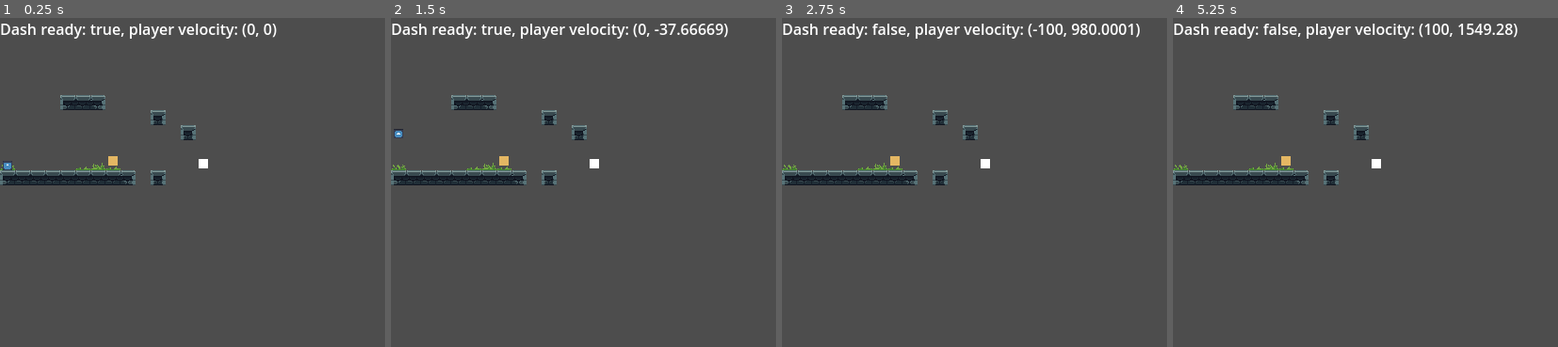
Above: before the commit, frames 1-4 (left to right).
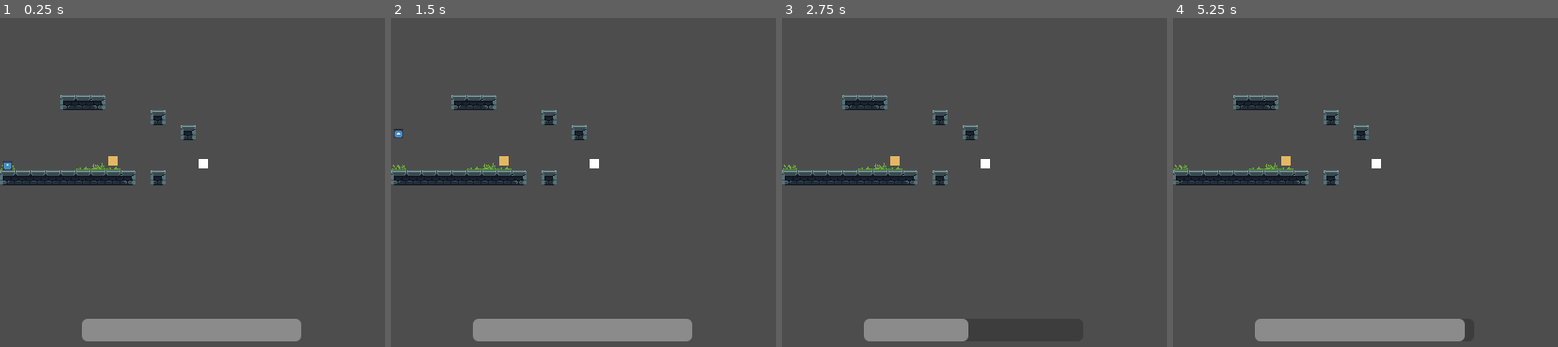
Above: after the commit, the same moments.

Repository: Robocraft999/ScalesToScale
Game: Godot game, scene res://scenes/root.tscn
Two runs of this game, one before a commit and one after it. Both use one fixed random seed, a clock stepped at 60 frames per second and the inputs below. The engine's default icon, where the game draws it, is replaced by a stand-in: a white triangle on a blue panel in a dark square.
Inputs (mouse positions are in pixels of both pictures, inside the frame that each line leads up to):
- Up to frame 1 (0.25 s): no input
- Up to frame 2 (1.5 s): tap Enter at 0.5 s; drag from (595, 162) to (752, 113) at 0.52 s; tap Space (jump) at 1.25 s; drag from (571, 205) to (660, 254) at 1.27 s
- Up to frame 3 (2.75 s): tap Enter at 2 s; move the mouse to (1143, 113) at 2.02 s; hold A (move_left) from 2.03 s (still down); hold X (dash) from 2.03 s (still down); tap Mouse wheel down (mouse_wheel_down) at 2.1 s
- Up to frame 4 (5.25 s): release A (move_left) at 2.75 s; release X (dash) at 2.75 s; drag from (1442, 254) to (1292, 136) at 2.77 s; move the mouse to (outside the picture) at 3.52 s; hold D (move_right) 3.53-4.25 s; hold Shift (scale_toggle) 3.53-4.25 s; tap Space (jump) at 3.77 s; tap X (dash) at 3.8 s; drag from (1292, 136) to (1384, 103) at 4.27 s; move the mouse to (1504, 185) at 5.02 s; hold D (move_right) from 5.03 s (still down); hold X (dash) from 5.03 s (still down); click (1504, 185) at 5.17 s

The runs differ from the first frame. In frame 1, 5.0% of the frame differs, in the area x 0-79%, y 1-99%; in frame 2, 5.2%, in the area x 0-88%, y 1-99%; in frame 3, 3.3%; in frame 4, 5.1%.

Commit message:
Fixed upward dash, dash indicator bar

Diff:
--- a/scenes/test.tscn
+++ b/scenes/test.tscn
@@ -14,6 +14,14 @@
 
 [node name="test" type="Node"]
 script = ExtResource("1_q0kfk")
+
+[node name="DashBar" type="ProgressBar" parent="."]
+offset_left = 87.0
+offset_top = 320.0
+offset_right = 320.0
+offset_bottom = 344.0
+value = 50.0
+show_percentage = false
 
 [node name="Node" type="Node" parent="."]
 
--- a/scripts/player.gd
+++ b/scripts/player.gd
@@ -16,7 +16,7 @@
 @export var DASH_DURATION_MILLIS := 250
 @export var DASH_REFRESH_MILLIS  := 1500
 # Distance traveled in total
-@export var DASH_VELOCITY        := 500
+@export var DASH_VELOCITY        := Vector2(500.0, 200.0)
 
 # msec ticks at which the jump was last buffered
 var jump_buffer_time  := 0
@@ -28,19 +28,19 @@
 var dash_start_time   := 0
 var active_dash_direction := Vector2.ZERO
 
-func dash_time_since_started():
+func dash_time_since_started() -> int:
 	return Time.get_ticks_msec() - dash_start_time
 
-func dash_active_time_remaining():
+func dash_active_time_remaining() -> int:
 	return DASH_DURATION_MILLIS - dash_time_since_started() if is_dash_active() else 0
 
-func dash_timeout_remaining():
+func dash_timeout_remaining() -> int:
 	return 0 if is_dash_ready() else DASH_REFRESH_MILLIS - dash_time_since_started()
 
-func is_dash_ready():
+func is_dash_ready() -> bool:
 	return Time.get_ticks_msec() - dash_start_time > DASH_REFRESH_MILLIS
 
-func is_dash_active():
+func is_dash_active() -> bool:
 	return Time.get_ticks_msec() - dash_start_time < DASH_DURATION_MILLIS
 
 func get_actual_gravity() -> Vector2:
@@ -85,11 +85,11 @@
 
 		if active_dash_direction != Vector2.ZERO:
 			dash_start_time = Time.get_ticks_msec()
-			velocity.y = active_dash_direction.y * DASH_VELOCITY
+			velocity.y = active_dash_direction.y * DASH_VELOCITY.y
 		pass
 
 	if is_dash_active():
-		velocity.x += active_dash_direction.x * DASH_VELOCITY
+		velocity.x += active_dash_direction.x * DASH_VELOCITY.x
 	pass
 
 func _physics_process(delta: float) -> void:
--- a/scripts/test.gd
+++ b/scripts/test.gd
@@ -8,4 +8,12 @@
 
 # Called every frame. 'delta' is the elapsed time since the previous frame.
 func _process(delta: float) -> void:
-	$Label.text = "Dash ready: %s, player velocity: %s" % [str($Player.is_dash_ready()), $Player.velocity]
+	if $Player.is_dash_active():
+		$DashBar.value = abs(1 - ($Player.DASH_DURATION_MILLIS - $Player.dash_active_time_remaining()) / float($Player.DASH_DURATION_MILLIS))
+		print($DashBar.value)
+	elif $Player.dash_timeout_remaining() == 0:
+		$DashBar.value = 100
+	else:
+		var time_passed = ($Player.DASH_REFRESH_MILLIS - $Player.dash_timeout_remaining())
+		var percentage = time_passed / float($Player.DASH_REFRESH_MILLIS)
+		$DashBar.value  = percentage * 100.0
